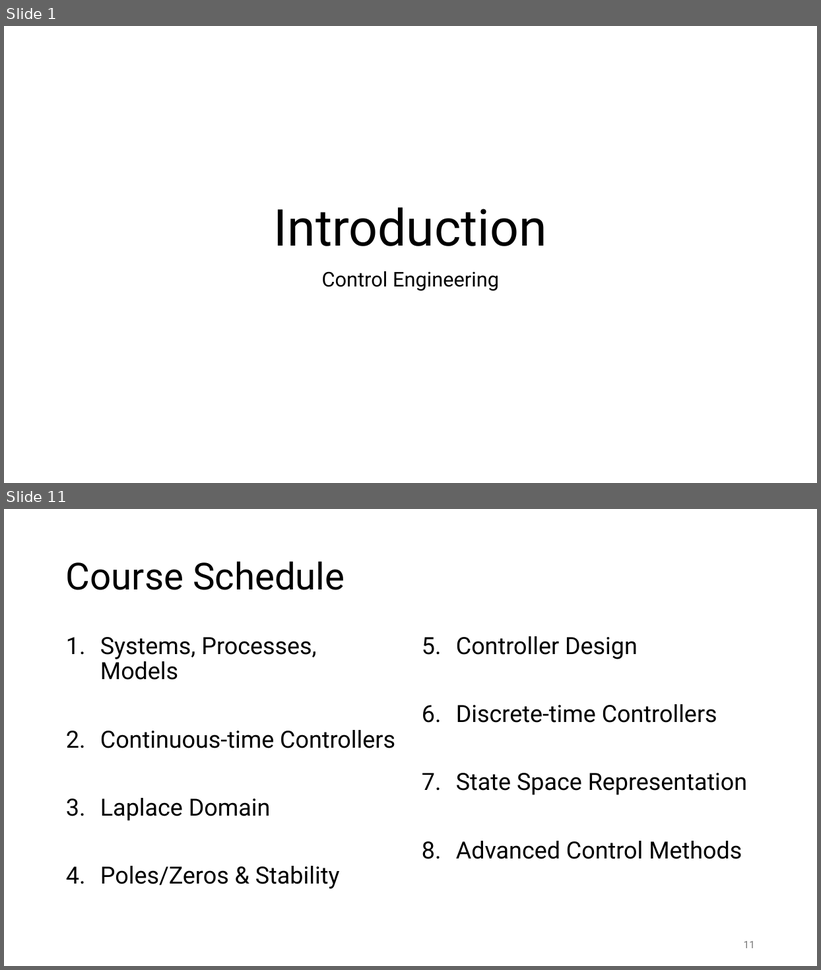
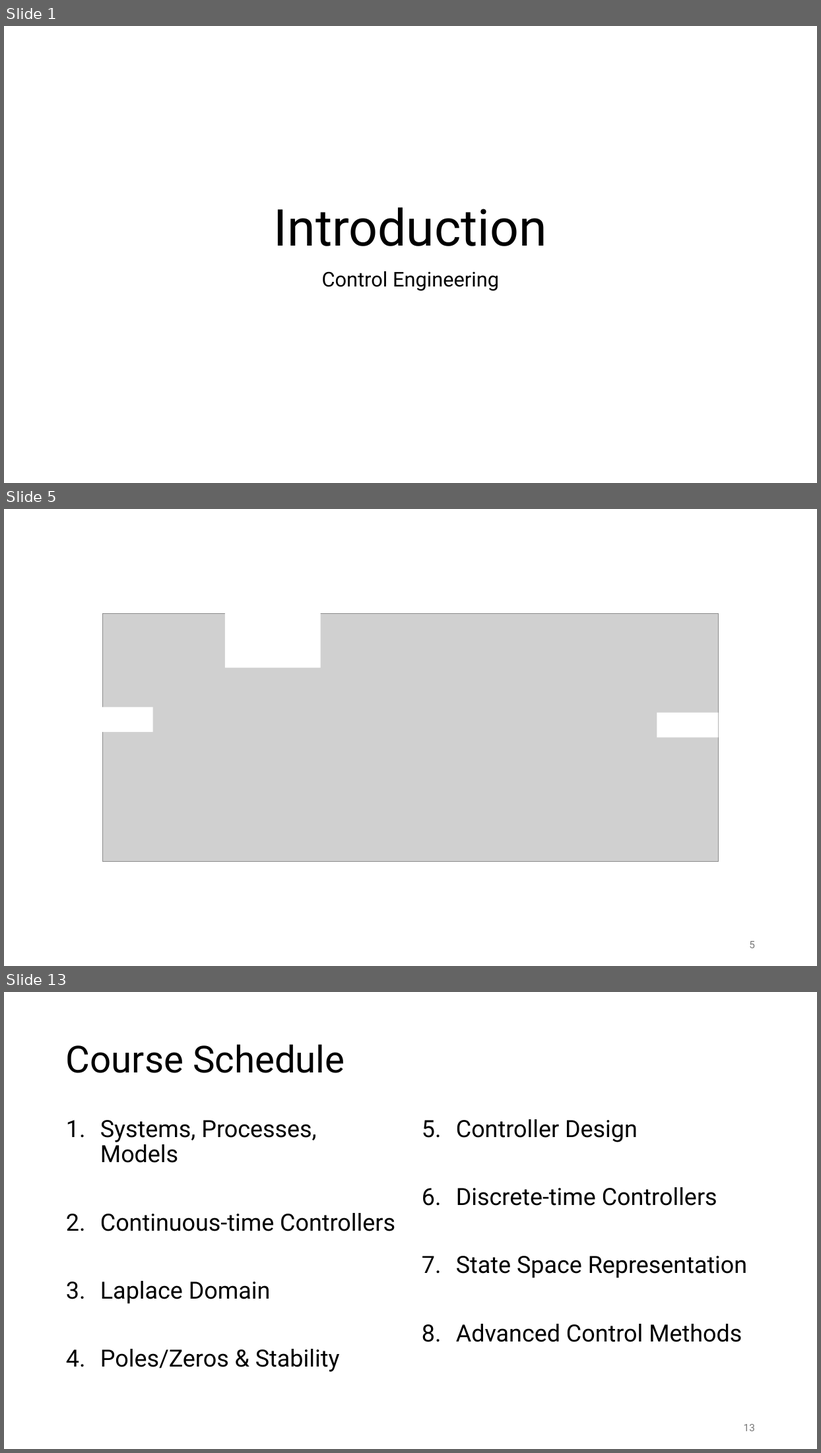
Before and after one commit to FelixWick/control_engineering, a slide deck: slides/0_intro.pptx. Shown one above the other, each under a label of ours: slides 1 and 11 before the commit, slides 1, 5 and 13 after it; the slides between them are not shown. The pictures are 821x970 and 821x1453 pixels, drawn with LibreOffice and Linux fonts; fonts in the diff are those of the drawing; grey boxes stand for pictures. Boxes give left, top, right and bottom in pixels: in the first picture for what was removed or moved away, otherwise in the second. Text is boxed around its words. In the diff, an @@ line names an element or a change of style, - is before the commit and + after.

```diff
--- a/slides/0_intro.pptx
+++ b/slides/0_intro.pptx
@@ slide 5 added at <box>4,509,817,966</box>, background #FFFFFF @@
@@ picture added at <box>103,614,719,862</box> @@
@@ rectangle added at <box>225,613,321,668</box>, fill #FFFFFF @@
@@ rectangle added at <box>92,707,153,732</box>, fill #FFFFFF @@
@@ rectangle added at <box>657,713,719,738</box>, fill #FFFFFF @@
@@ page number added at <box>749,941,755,949</box>, 12 pt, text #797979 @@
+5
@@ what was slide 11 is now slide 13 @@
@@ page number at <box>744,1424,755,1432</box>: text changed @@
-11
+13
```
Also in this commit, not shown: 8 slides changed, 1 other slide added, 1 other file.
